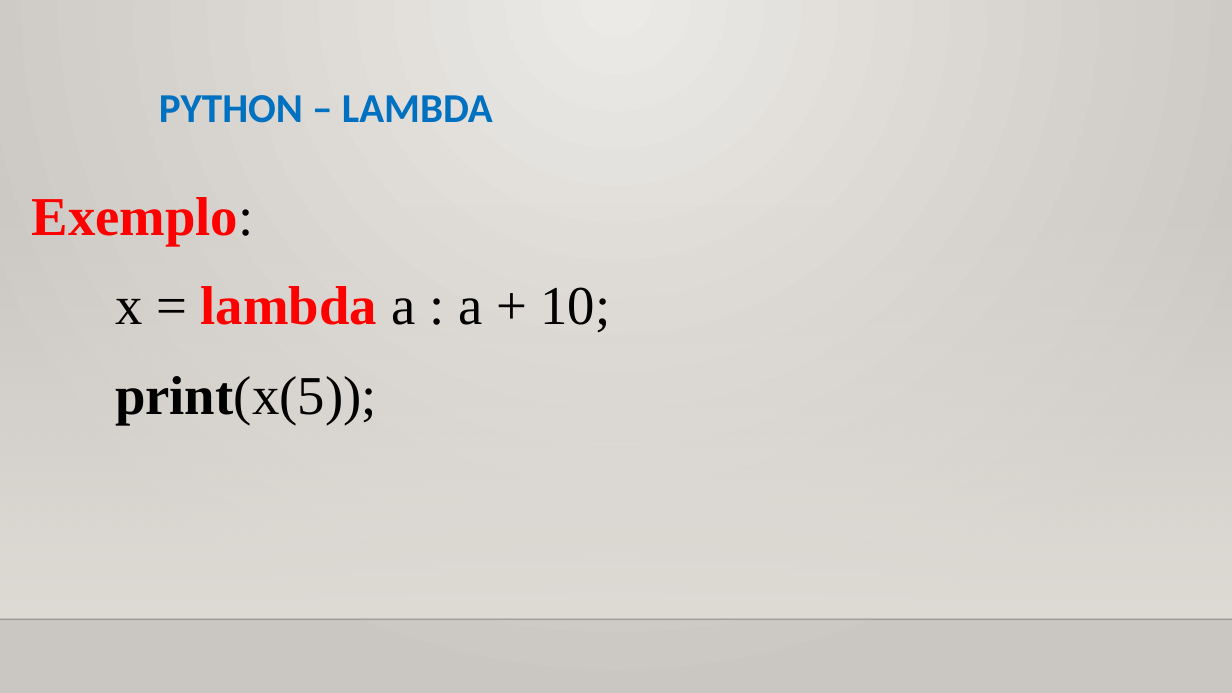
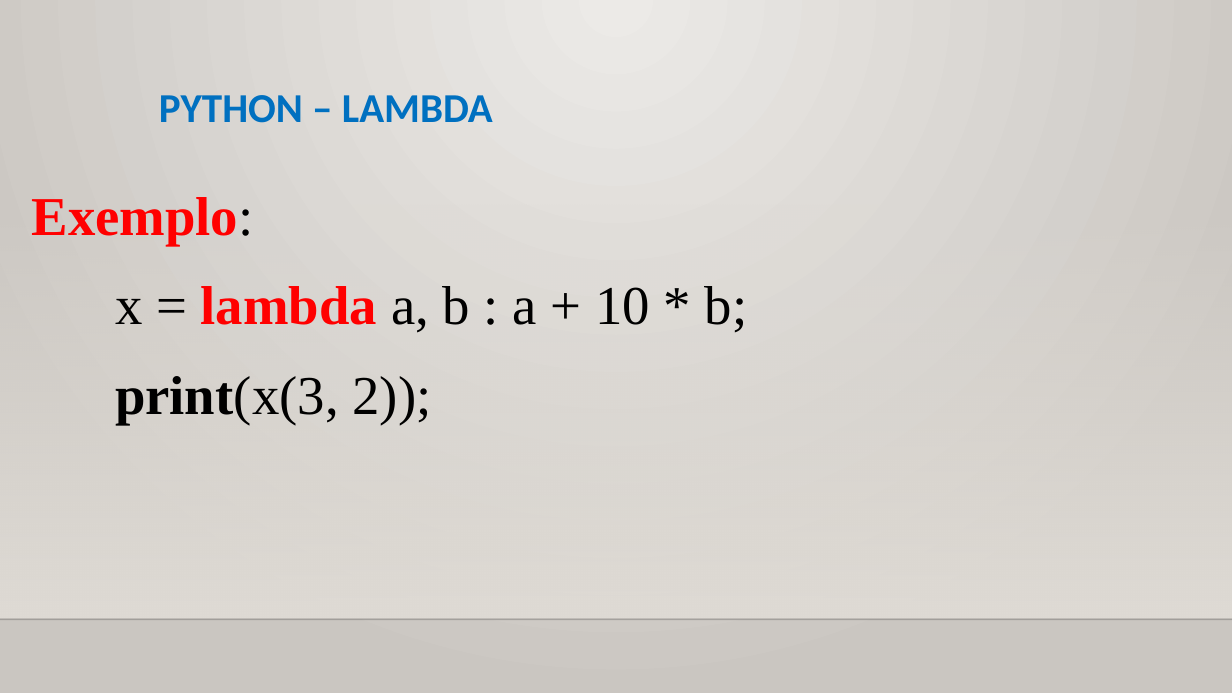
Before and after one commit to CloudEducationBrazil/WydenPythonParadigmas, a slide deck: slide 6 of 01 Classes/Aula 09 Programação Python - Lambda Ponteiro e Referência.pptx. Drawn at 1232x693 pixels with LibreOffice and Linux fonts; fonts in the diff are those of the drawing; background and template pictures are left out. Boxes give left, top, right and bottom in pixels: in the first picture for what was removed or moved away, otherwise in the second. Text is boxed around its words. In the diff, an @@ line names an element or a change of style, - is before the commit and + after.

Commit message:
revisão ppts python

```diff
--- a/01 Classes/Aula 09 Programação Python - Lambda Ponteiro e Referência.pptx
+++ b/01 Classes/Aula 09 Programação Python - Lambda Ponteiro e Referência.pptx
@@ text at [115,286,748,424]: text changed @@
-  x = lambda a : a + 10;
-  print(x(5));
+  x = lambda a, b : a + 10 * b;
+  print(x(3, 2));
```
Also in this commit, not shown: 2 other files.
